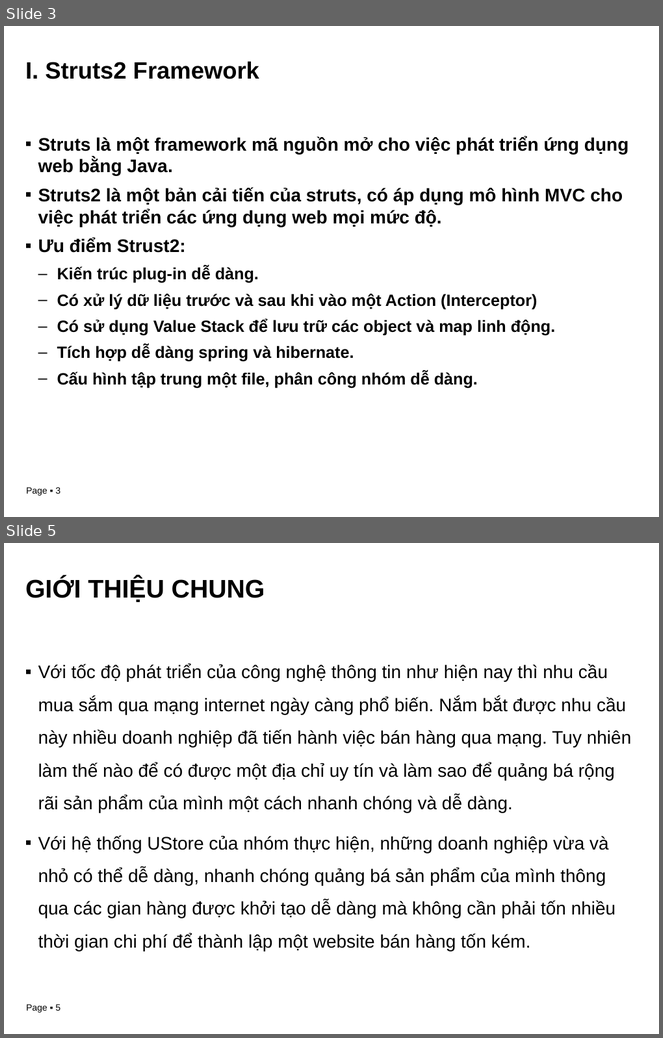
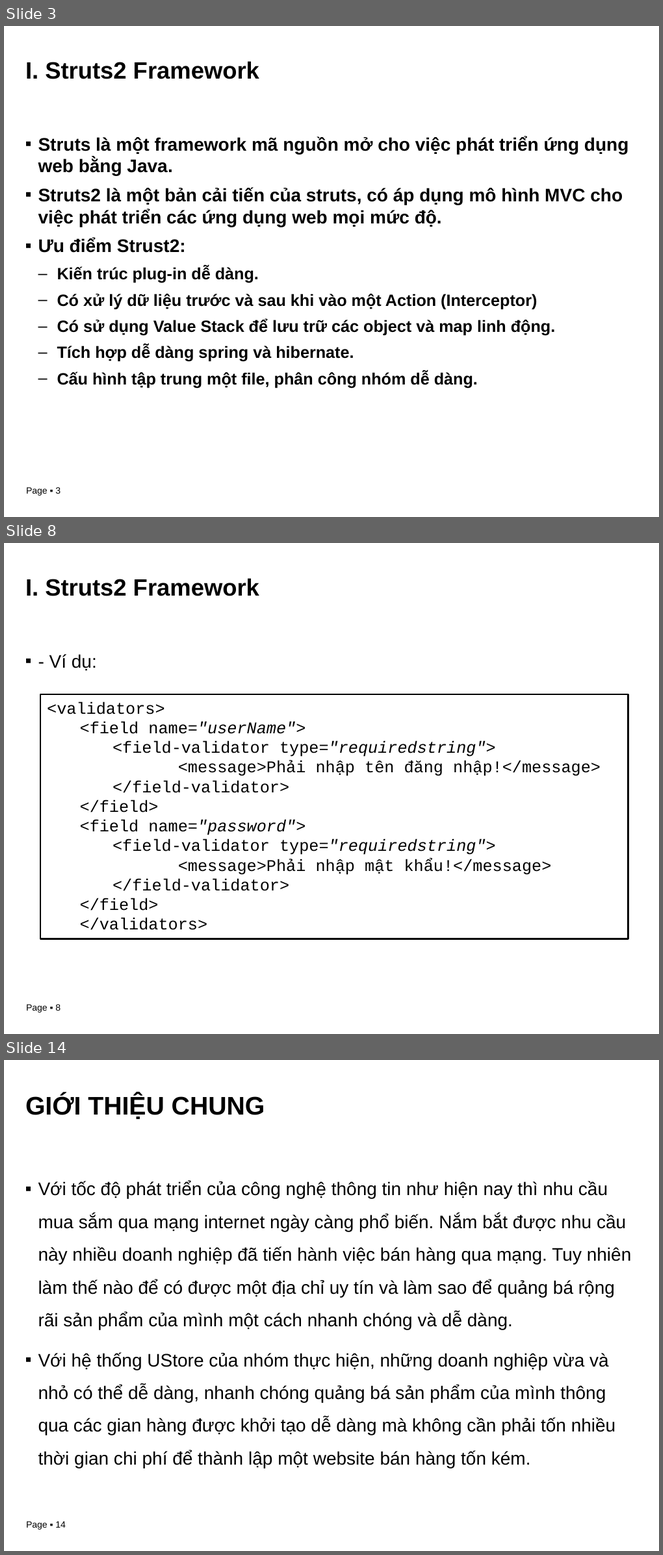
Before and after one commit to btheanh174/kl07-nha03, a slide deck: Reports/28-03-2011-Slide.pptx. Shown one above the other, each under a label of ours: slides 3 and 5 before the commit, slides 3, 8 and 14 after it; the slides between them are not shown. The pictures are 663x1038 and 663x1555 pixels, drawn with LibreOffice and Linux fonts; fonts in the diff are those of the drawing; background and template pictures are left out. Boxes give left, top, right and bottom in pixels: in the first picture for what was removed or moved away, otherwise in the second. Text is boxed around its words. In the diff, an @@ line names an element or a change of style, - is before the commit and + after.

```diff
--- a/Reports/28-03-2011-Slide.pptx
+++ b/Reports/28-03-2011-Slide.pptx
@@ slide 8 added at [4, 543, 659, 1034], background picture (left out); not listed: 1 template element that a slide beside it also shows @@
@@ title added at [25, 578, 259, 596], 26 pt, text #000000, bold @@
+I. Struts2 Framework
@@ text added at [50, 654, 97, 671], 20 pt, text #000000 @@
+▪ - Ví dụ:
@@ rectangle added at [40, 694, 629, 939], outline #000000 1.5 pt, 18 pt, text #000000 @@
+<validators>
+  <field name="userName">
+    <field-validator type="requiredstring">
+    <message>Phải nhập tên đăng nhập!</message>
+    </field-validator>
+  </field>
+  <field name="password">
+    <field-validator type="requiredstring">
+    <message>Phải nhập mật khẩu!</message>
+    </field-validator>
+  </field>
+</validators>
@@ what was slide 5 is now slide 14 @@
@@ page number at [26, 1522, 66, 1530]: text changed @@
-Page ▪ 5
+Page ▪ 14
```
Also in this commit, not shown: 3 slides changed, 8 other slides added.
